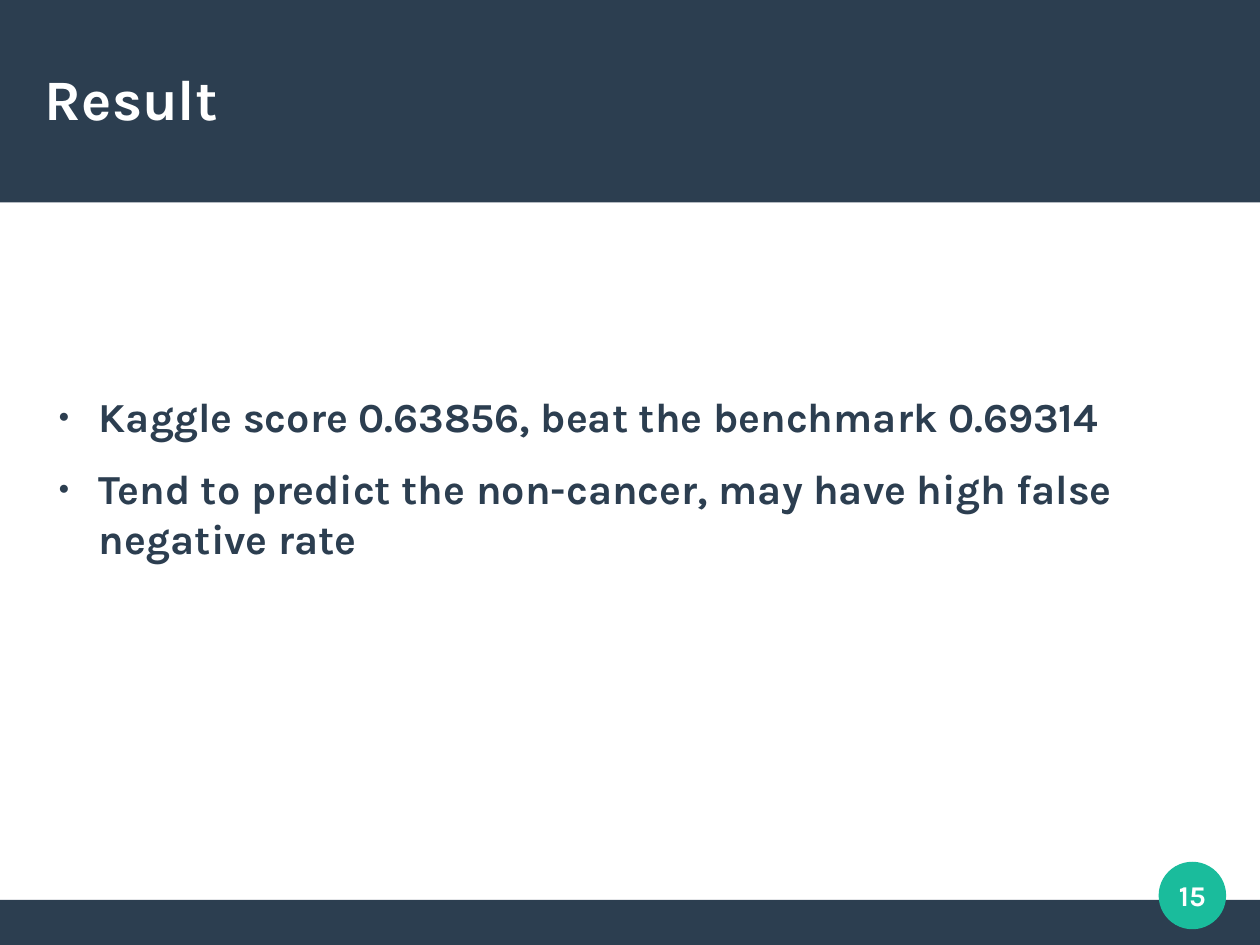
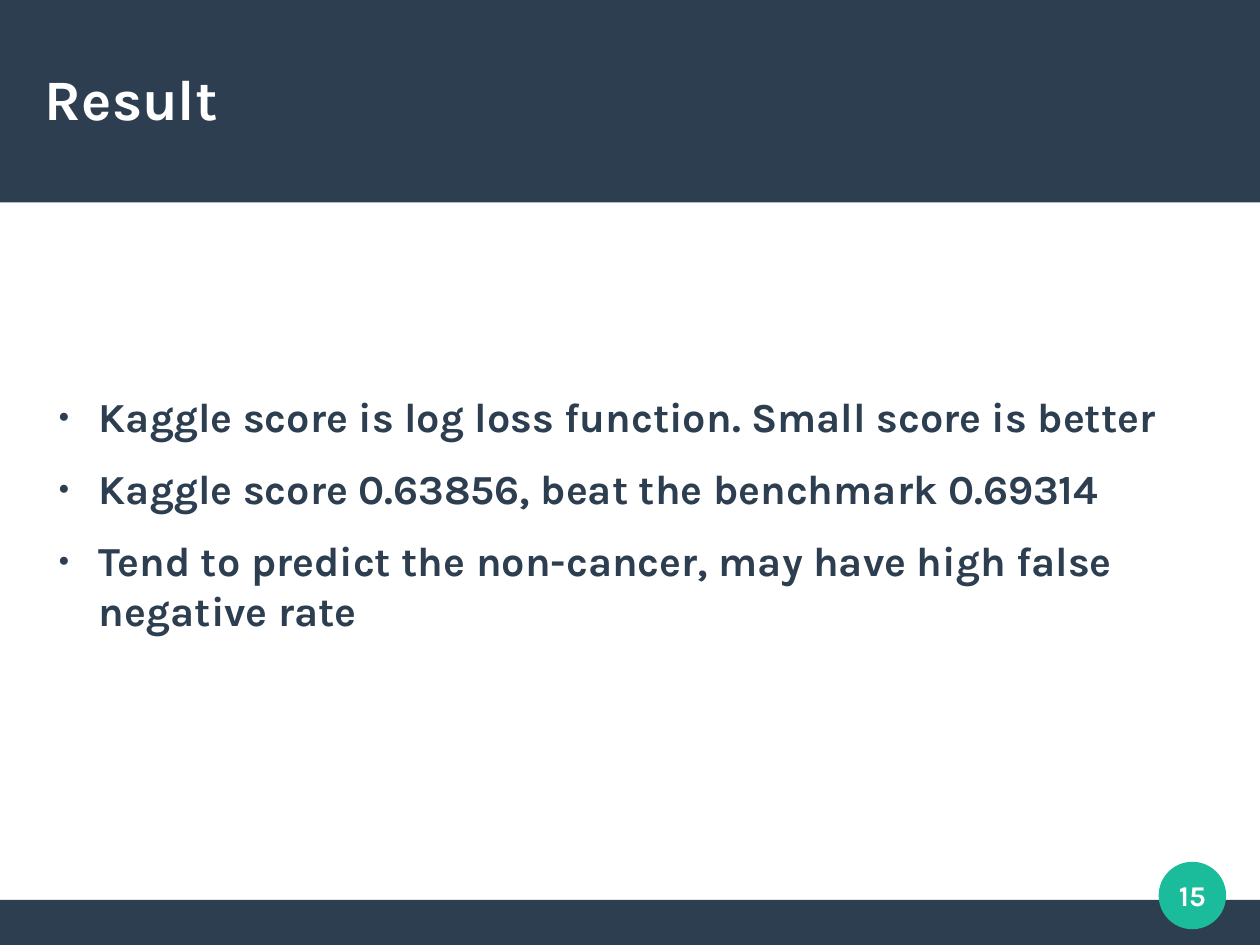
Before and after one commit to ZackCode/Capstone2_Cancer_Detection, a slide deck: slide 15 of reports/Presentation.odp. Drawn at 1260x945 pixels with LibreOffice and Linux fonts; fonts in the diff are those of the drawing. Boxes give left, top, right and bottom in pixels: in the first picture for what was removed or moved away, otherwise in the second. Text is boxed around its words. In the diff, an @@ line names an element or a change of style, - is before the commit and + after.

```diff
--- a/reports/Presentation.odp
+++ b/reports/Presentation.odp
@@ text at bbox=[99, 402, 1156, 443]: paragraph added @@
+● Kaggle score is log loss function. Small score is better
```
Also in this commit, not shown: 1 other slide changed, 4 other files.
